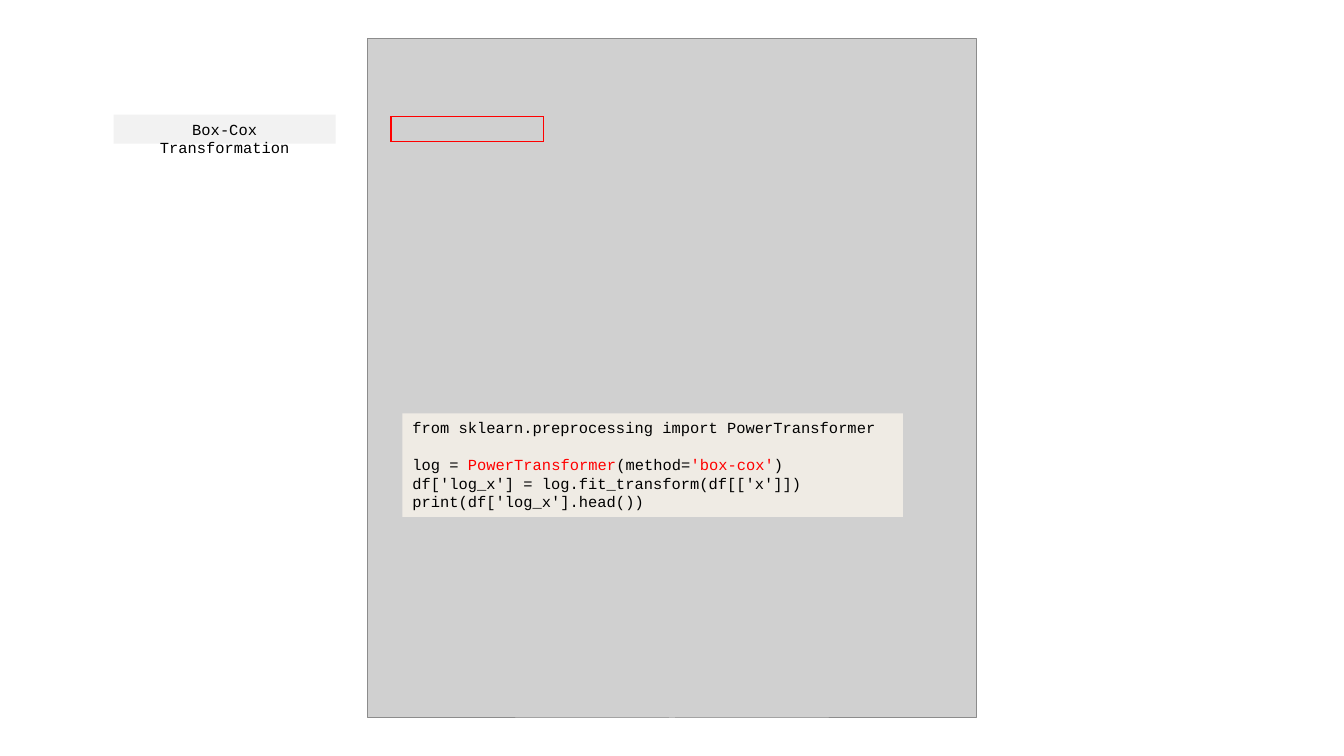
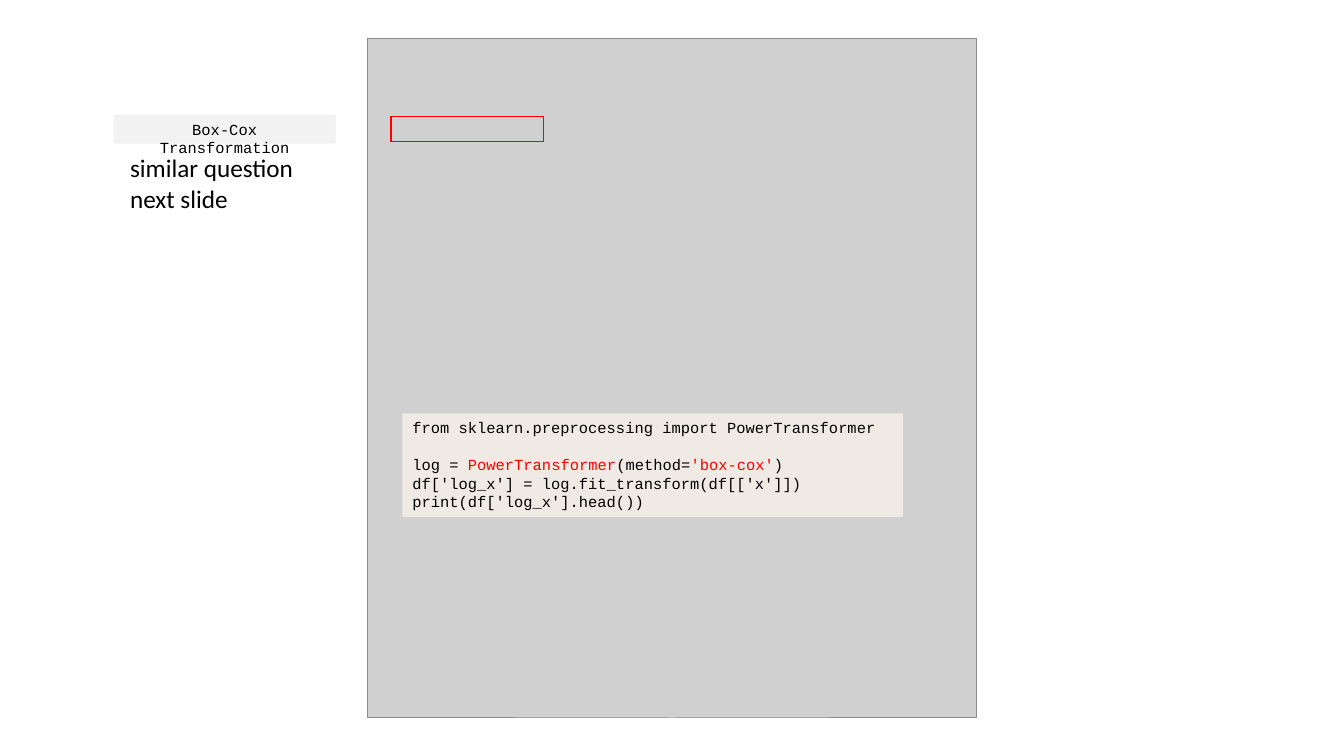
Before and after one commit to JNYH/DataCamp_Assessment, a slide deck: slide 17 of Model_Development.pptx (slide 16 before the commit). Drawn at 1344x756 pixels with LibreOffice and Linux fonts; fonts in the diff are those of the drawing; grey boxes stand for pictures. Boxes give left, top, right and bottom in pixels: in the first picture for what was removed or moved away, otherwise in the second. Text is boxed around its words. In the diff, an @@ line names an element or a change of style, - is before the commit and + after.

Commit message:
DataCamp assessment questions

```diff
--- a/Model_Development.pptx
+++ b/Model_Development.pptx
@@ text added at [130,159,293,208], 18 pt, text #000000 @@
+similar question
+next slide
```
Also in this commit, not shown: 6 other slides changed, 4 slides added, 1 other file.
